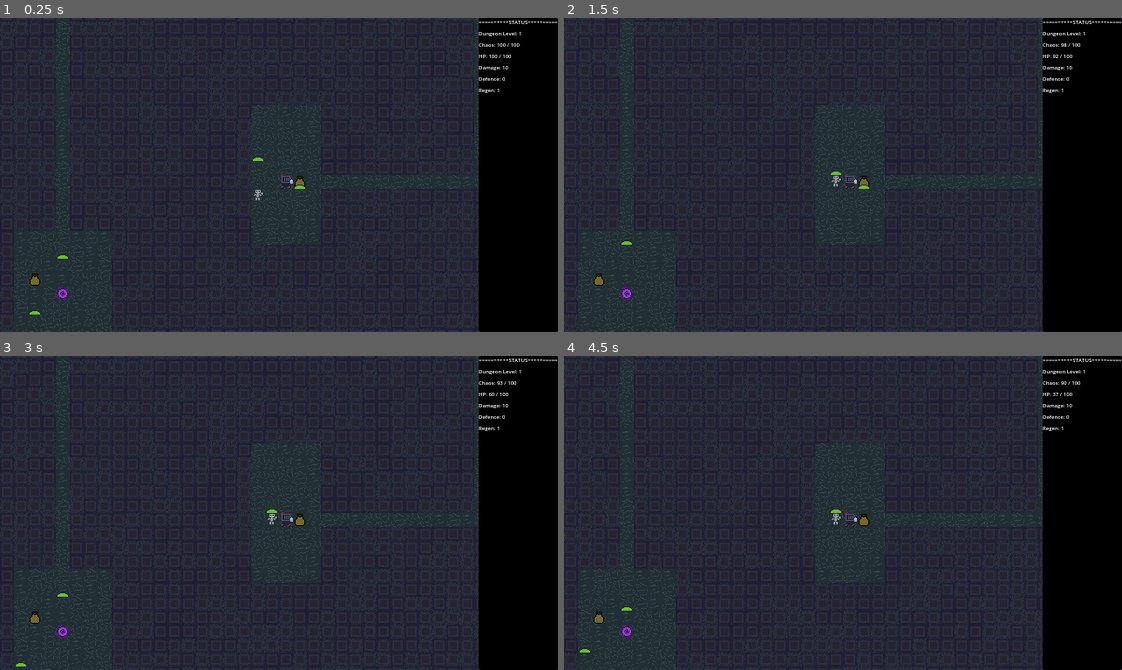
Above: before the commit, frames 1-4 (two rows, left to right).
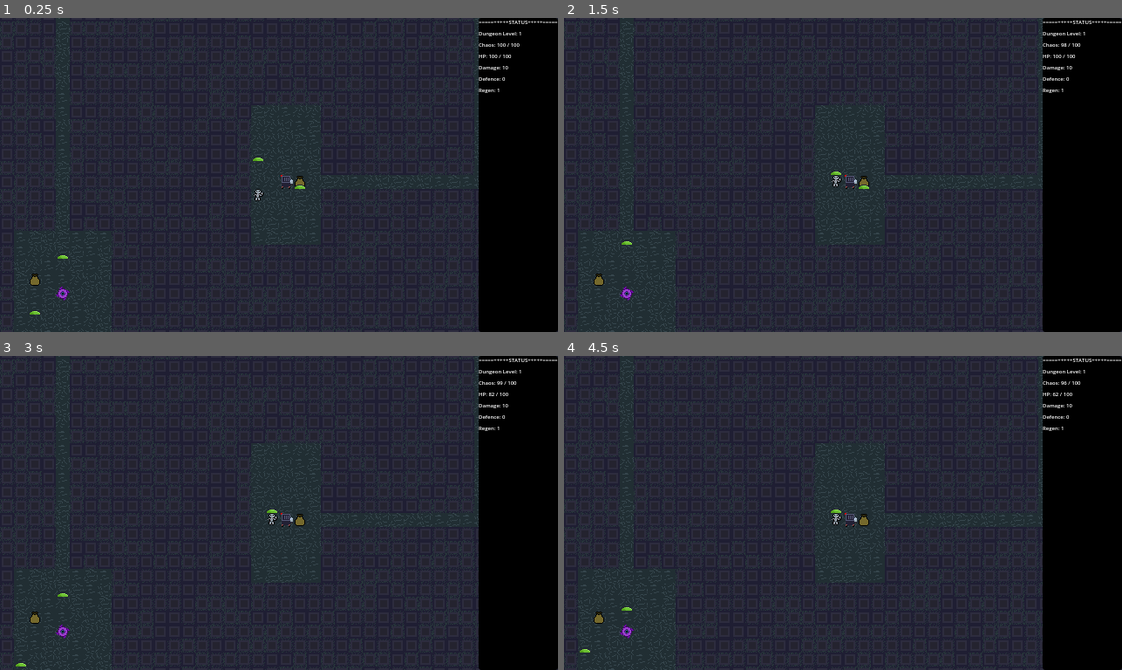
Above: after the commit, the same moments.

Repository: nik6125/chaotic-dungeon
Game: Godot game, scene res://tscn's/game.tscn
The game is run twice, just before and just after one commit, with the same random seed, the same clock (stepped at 60 frames per second) and the same inputs.
Inputs:
- Up to frame 1 (0.25 s): no input
- Up to frame 2 (1.5 s): tap Enter (ui_accept) at 0.5, 0.77, 1.25 s; hold Right (ui_right) 0.53-1.28 s; hold X (look_mode_toggle) 0.53-1.28 s; hold Down (ui_down) from 1.28 s (still down); tap X (look_mode_toggle) at 1.35 s
- Up to frame 3 (3 s): tap Enter (ui_accept) at 1.52, 2, 2.75 s; release Down (ui_down) at 2.03 s; hold Right (ui_right) 2.03-2.78 s; hold X (look_mode_toggle) 2.03-2.78 s; hold Up (ui_up) from 2.78 s (still down); tap X (look_mode_toggle) at 2.85 s
- Up to frame 4 (4.5 s): tap Enter (ui_accept) at 3.02, 3.5, 3.77, 4.25 s; release Up (ui_up) at 3.53 s; hold X (look_mode_toggle) 3.53-4.28 s; hold Left (ui_left) from 3.53 s (still down); tap X (look_mode_toggle) at 4.35 s

The runs differ from the first frame. In frame 1, less than 0.1% of the frame differs, in the area x 5-55%, y 44-95%; in frame 2, less than 0.1%, in the area x 10-92%, y 11-73%; in frame 3, less than 0.1%; in frame 4, less than 0.1%.

Commit message:
enemy optimization

Diff:
--- a/gd's/LookModeController.gd
+++ b/gd's/LookModeController.gd
@@ -63,7 +63,7 @@
 				found_enemy = enemy
 				break
 	if found_enemy:
-		item_title.text = "[ ОСМОТР: ВРАГ ]"
+		item_title.text = found_enemy.monster_name
 		item_desc.text = "Здоровье: %d / %d\nЗащита: %d\nУрон: %d\nРеген: %d\nХаос: %d" % [
 			found_enemy.current_hp, found_enemy.max_hp,
 			found_enemy.defense, found_enemy.attack_power,
--- a/gd's/enemy.gd
+++ b/gd's/enemy.gd
@@ -10,6 +10,7 @@
 	sprite = get_node_or_null("Sprite") as Sprite2D
 # Сюда SpawnManager передаст конкретный .tres ресурс монстра со всеми его базовыми кубами и статами
 var data: MonsterData
+var monster_name: String = "Монстр"
 
 # --- АКТУАЛЬНЫЕ ХАРАКТЕРИСТИКИ ТЕКУЩЕЙ ОСОБИ ---
 var max_hp: int
@@ -24,11 +25,11 @@
 	if not data:
 		push_error("Enemy: Ресурс MonsterData не передан!")
 		return
-
+	monster_name = data.monster_name
 	# МЕНЯЕМ СЛУЧАЙНЫЙ СПРАЙТ НА ЛЕТУ:
 	if sprite and data.icon:
 		sprite.texture = data.icon
-	var stat_multiplier: float = pow(float(difficulty),1.25)
+	var stat_multiplier: float = pow(randf_range(difficulty,difficulty+1),0.6)
 
 	# 1. ЗДОРОВЬЕ (D&D стиль: разброс от базового HP монстра)
 	# Берем базовое HP из ресурса, умножаем на корень сложности и даем случайный разброс особи (+-20%)
@@ -49,8 +50,8 @@
 	regen = randi_range(data.base_regen, data.base_regen + int(difficulty * 0.3))
 
 	# Хаос считает разброс вокруг базового значения хаоса монстра
-	var min_chaos = data.base_chaos + (difficulty - 3) * 5
-	var max_chaos = data.base_chaos + difficulty * 5
+	var min_chaos = data.base_chaos + (difficulty - 1) * 3
+	var max_chaos = data.base_chaos + difficulty * 3
 	chaos = randi_range(min(min_chaos, max_chaos), max(min_chaos, max_chaos))
 
 # Функция решает, куда идти
--- a/gd's/game.gd
+++ b/gd's/game.gd
@@ -26,8 +26,7 @@
 	$Map.clear()
 	var spawn_pos = RunManager.current_generator.generate_map(
 		map_grid,
-		tile_map,
-		RunManager.current_biome,
+		$Map,
 		RunManager.current_location_difficulty,
 		self
 	)
@@ -195,7 +194,6 @@
 	var spawn_pos = RunManager.current_generator.generate_map(
 		map_grid,
 		$Map,
-		RunManager.current_biome,
 		RunManager.current_location_difficulty,
 		self
 	)
--- a/gd's/location_generator.gd
+++ b/gd's/location_generator.gd
@@ -1,64 +1,65 @@
 # location_generator.gd
 class_name LocationGenerator extends Resource
-# В начале твоего скрипта генератора уровней:
+
+# === НОВАЯ СВЯЗУЮЩАЯ СТРОКА ===
+# Теперь генератор намертво несет в себе настройки своего биома!
+@export var location_data: LocationData
+
 @export var world_item_scene: PackedScene
 @export var tile_size: int = 16
 
-# Словарь, где ключом будут координаты клетки Vector2i, а значением — ссылка на узел WorldItem
-# Например: { Vector2i(5, 7): [WorldItem Instance] }
 var active_items_on_map: Dictionary = {}
-# Главная функция, которая делает ВСЁ. Она принимает ссылки на сетку,
-# узел карты TileMapLayer, ресурс настроек биома и сложность для спавна.
-func generate_map(map_grid: Array, tile_map: TileMapLayer, location: LocationData, difficulty: int, game_node: Node2D) -> Vector2i:
-	if location and location.tile_set:
-		tile_map.tile_set = location.tile_set
+
+# Изменено: убрали 'location: LocationData' из аргументов функции
+func generate_map(map_grid: Array, tile_map: TileMapLayer, difficulty: int, game_node: Node2D) -> Vector2i:
+	# Если данные биома не настроены в инспекторе — выдаем ошибку, чтобы игра не упала
+	if not location_data:
+		push_error("LocationGenerator: В ресурсе генератора не задан LocationData!")
+		return Vector2i.ZERO
+
+	if location_data.tile_set:
+		tile_map.tile_set = location_data.tile_set
+
 	# 1. СНАЧАЛА ПОЛНОСТЬЮ ЗАЛИВАЕМ КАРТУ СТЕНАМИ
-	# Используем размеры map_width и map_height из нашего файла настроек биома
-	for x in range(location.map_width):
+	# Используем размеры из привязанного location_data
+	for x in range(location_data.map_width):
 		map_grid.append([])
-		for y in range(location.map_height):
+		for y in range(location_data.map_height):
 			map_grid[x].append("stone_wall")
 
 	var rooms: Array[Rect2i] = []
 	@warning_ignore("integer_division")
-	var player_spawn_grid = Vector2i(location.map_width / 2, location.map_height / 2)
+	var player_spawn_grid = Vector2i(location_data.map_width / 2, location_data.map_height / 2)
 
 	# 2. ЦИКЛ СЛУЧАЙНОЙ ГЕНЕРАЦИИ КОМНАТ
-	for i in range(location.max_rooms):
-		# Размеры и позиции берем строго из настроек текущего биома
-		var w = randi_range(location.min_room_size, location.max_room_size)
-		var h = randi_range(location.min_room_size, location.max_room_size)
-		var x = randi_range(1, location.map_width - w - 1)
-		var y = randi_range(1, location.map_height - h - 1)
+	for i in range(location_data.max_rooms):
+		# Размеры и позиции берем строго из настроек привязанного биома
+		var w = randi_range(location_data.min_room_size, location_data.max_room_size)
+		var h = randi_range(location_data.min_room_size, location_data.max_room_size)
+		var x = randi_range(1, location_data.map_width - w - 1)
+		var y = randi_range(1, location_data.map_height - h - 1)
 
 		var new_room = Rect2i(x, y, w, h)
 
-		# Проверяем, пересекается ли новая комната с уже созданными
 		var intersects = false
 		for other_room in rooms:
 			if new_room.intersects(other_room):
 				intersects = true
 				break
 
-		# Если комната уникальна и встала безопасно — прорубаем её!
 		if not intersects:
-			# Вызов внутренней функции прорубания пола (код ниже)
 			carve_room(map_grid, new_room)
 
-			# Если это не первая комната, соединяем её с предыдущей коридором
 			if rooms.size() > 0:
 				var prev_room = rooms[-1]
 				create_corridor(map_grid, prev_room.get_center(), new_room.get_center())
 
-			# Логика распределения спавна
 			if rooms.size() == 0:
-				# В самой первой комнате запоминаем центр для рыцаря
 				player_spawn_grid = new_room.get_center()
-			# === СТАРЫЙ БЛОК ELSE С ХАРДКОДНЫМ ЦИКЛОМ СПАВНА УДАЛЕН ===
 
 			rooms.append(new_room)
 
-	# 3. ОТКРЫВАЕМ ПОРТАЛ В ЦЕНТРЕ САМОЙ ПОСЛЕДНЕЙ КОМНАТЫ
+	# 3. ПОРТАЛ В ЦЕНТРЕ ПОСЛЕДНЕЙ КОМНАТЫ
 	if rooms.size() > 1:
 		var last_room = rooms[-1]
 		var portal_x = last_room.position.x + (last_room.size.x / 2)
@@ -70,23 +71,21 @@
 		if game_node.has_method("spawn_portal_at"):
 			game_node.spawn_portal_at(portal_grid_pos)
 
-	# 4. ТЕПЕРЬ ПЕРЕНОСИМ ВСЁ НА ЭКРАН (ОТРИСОВКА СЛУЧАЙНЫХ ТАЙЛОВ)
-	for x in range(location.map_width):
-		for y in range(location.map_height):
+	# 4. ОТКРЫВАЕМ ПОРТАЛ И ОТРИСОВЫВАЕМ ТАЙЛЫ
+	for x in range(location_data.map_width):
+		for y in range(location_data.map_height):
 			if map_grid[x][y] == "stone_wall":
-				var random_wall = location.wall_atlas_coords.pick_random()
+				var random_wall = location_data.wall_atlas_coords.pick_random()
 				tile_map.set_cell(Vector2i(x, y), 0, random_wall)
 			else:
-				var random_floor = location.floor_atlas_coords.pick_random()
+				var random_floor = location_data.floor_atlas_coords.pick_random()
 				tile_map.set_cell(Vector2i(x, y), 0, random_floor)
 
 	generate_loot_in_rooms(map_grid, rooms)
 
-	# Запускаем наш бюджетный спавн БЕЗ ЛИШНИХ НОД
-	# Вытаскиваем пул монстров прямо из пришедшего в функцию ресурса `location`!
-	populate_location_with_budget(rooms, game_node, location.biome_monster_pool)
-
-	# Возвращаем координаты, куда главному скрипту поставить рыцаря
+	# Вытаскиваем пул монстров прямо из встроенного ресурса биома!
+	populate_location_with_budget(rooms, game_node, location_data.biome_monster_pool)
+
 	return player_spawn_grid
 
 # === ВСПОМОГАТЕЛЬНЫЕ ФУНКЦИИ КОПАНИЯ (ДОЛЖНЫ БЫТЬ ВНУТРИ ЭТОГО ЖЕ СКРИПТА) ===
--- a/gd's/run_manager.gd
+++ b/gd's/run_manager.gd
@@ -14,17 +14,13 @@
 	# Может выпасть "бедная", но сложная локация, или "богатая", но легкая.
 	current_location_loot_value = current_dimension_floor + randi_range(-2, 2)
 	current_location_loot_value = max(1, current_location_loot_value)
-		# СЛУЧАЙНЫЙ ВЫБОР МИРА:
-	# Выбираем случайный индекс из нашего списка биомов
-	var random_index = randi() % BIOMES.size()
-	current_biome = BIOMES[random_index]
+	# СЛУЧАЙНЫЙ ВЫБОР МИРА:
+	var random_index = randi() % GENERATORS.size()
 	current_generator = GENERATORS[random_index]
-const BIOMES = [
-	preload("res://tres's/biomes/dungeon_biome.tres")
-]
 
 const GENERATORS = [
-	preload("res://tres's/generators/dungeon_generator.tres")
+	preload("res://tres's/generators/dungeon_generator.tres"),
+	preload("res://tres's/generators/forest_generator.tres")
 ]
 
 # Сюда игра будет записывать то, что выпало на текущем этаже
@@ -33,12 +29,10 @@
 
 func _ready() -> void:
 	# При первом старте игры выбираем стартовый биом (например, самый первый в списке — Dungeon)
-	current_biome = BIOMES[0]
 	current_generator = GENERATORS[0]
 
 func reset_run() -> void:
 	current_dimension_floor = 1
 	current_location_difficulty = 1
 	current_location_loot_value = 1
-	current_biome = BIOMES[0]
 	current_generator = GENERATORS[0]
--- a/tres's/biome's enemy pools/dungeon_pool.tres
+++ b/tres's/biome's enemy pools/dungeon_pool.tres
@@ -2,7 +2,7 @@
 
 [ext_resource type="Script" uid="uid://bsccxbk0spi3x" path="res://gd's/monster_data_resource.gd" id="1_c7yb6"]
 [ext_resource type="Script" uid="uid://b0sjkeivkeb7i" path="res://gd's/biome_pool_resource.gd" id="2_cnrtm"]
-[ext_resource type="Resource" uid="uid://hovven84elh7" path="res://tres's/enemies/enemy_slime.tres" id="2_odd06"]
+[ext_resource type="Resource" uid="uid://hovven84elh7" path="res://tres's/enemies/enemy_green_slime.tres" id="2_odd06"]
 [ext_resource type="Resource" uid="uid://bygj1l6ftd1mt" path="res://tres's/enemies/enemy_skeleton.tres" id="3_nkw42"]
 [ext_resource type="Resource" uid="uid://bosjop4r3fw1x" path="res://tres's/enemies/enemy_zombie.tres" id="4_lut23"]
 
--- /dev/null
+++ b/tres's/biome's enemy pools/forest_pool.tres
@@ -0,0 +1,13 @@
+[gd_resource type="Resource" script_class="BiomePool" format=3 uid="uid://uto1yrrd1e4a"]
+
+[ext_resource type="Script" uid="uid://bsccxbk0spi3x" path="res://gd's/monster_data_resource.gd" id="1_8feg1"]
+[ext_resource type="Resource" uid="uid://hovven84elh7" path="res://tres's/enemies/enemy_green_slime.tres" id="2_cdg36"]
+[ext_resource type="Script" uid="uid://b0sjkeivkeb7i" path="res://gd's/biome_pool_resource.gd" id="3_nmc6a"]
+[ext_resource type="Resource" uid="uid://bg0s2nockt2v" path="res://tres's/enemies/enemy_pink_slime.tres" id="3_y2qso"]
+[ext_resource type="Resource" uid="uid://ddmxw3nsx4fi8" path="res://tres's/enemies/enemy_goblin_warrior.tres" id="4_1nd74"]
+[ext_resource type="Resource" uid="uid://dqimqmdv7n5d" path="res://tres's/enemies/enemy_goblin.tres" id="5_nhk3d"]
+
+[resource]
+script = ExtResource("3_nmc6a")
+available_monsters = Array[ExtResource("1_8feg1")]([ExtResource("2_cdg36"), ExtResource("3_y2qso"), ExtResource("4_1nd74"), ExtResource("5_nhk3d")])
+metadata/_custom_type_script = "uid://b0sjkeivkeb7i"
--- /dev/null
+++ b/tres's/biomes/forest_biome.tres
@@ -0,0 +1,19 @@
+[gd_resource type="Resource" script_class="LocationData" format=3 uid="uid://cgftryuj3onyp"]
+
+[ext_resource type="Script" uid="uid://vg6bbsikhuf0" path="res://gd's/location_data.gd" id="1_0lv2x"]
+[ext_resource type="Resource" uid="uid://uto1yrrd1e4a" path="res://tres's/biome's enemy pools/forest_pool.tres" id="1_6833l"]
+[ext_resource type="TileSet" uid="uid://df7epmso7lw1c" path="res://tres's/tilesets/forest_tileset.tres" id="3_botv7"]
+
+[resource]
+script = ExtResource("1_0lv2x")
+location_name = "forest"
+map_width = 70
+map_height = 70
+min_room_size = 10
+max_room_size = 15
+max_rooms = 5
+tile_set = ExtResource("3_botv7")
+floor_atlas_coords = Array[Vector2i]([Vector2i(0, 0), Vector2i(1, 0), Vector2i(2, 0)])
+wall_atlas_coords = Array[Vector2i]([Vector2i(0, 1), Vector2i(1, 1)])
+biome_monster_pool = ExtResource("1_6833l")
+metadata/_custom_type_script = "uid://vg6bbsikhuf0"
--- /dev/null
+++ b/tres's/enemies/enemy_blue_slime.tres
@@ -0,0 +1,14 @@
+[gd_resource type="Resource" script_class="MonsterData" format=3 uid="uid://bs3xau4ii0rjm"]
+
+[ext_resource type="Script" uid="uid://bsccxbk0spi3x" path="res://gd's/monster_data_resource.gd" id="1_au805"]
+[ext_resource type="Texture2D" uid="uid://cbonwanlgwlg" path="res://sprites/blue_slime.png" id="1_l6vga"]
+
+[resource]
+script = ExtResource("1_au805")
+monster_name = "Blue_Slime"
+icon = ExtResource("1_l6vga")
+challenge_rating = 0.5
+base_max_hp = 30
+base_regen = 2
+base_chaos = 12
+metadata/_custom_type_script = "uid://bsccxbk0spi3x"
--- /dev/null
+++ b/tres's/enemies/enemy_goblin.tres
@@ -0,0 +1,16 @@
+[gd_resource type="Resource" script_class="MonsterData" format=3 uid="uid://dqimqmdv7n5d"]
+
+[ext_resource type="Texture2D" uid="uid://bt6swdw7yj5sd" path="res://sprites/goblin.png" id="1_buntj"]
+[ext_resource type="Script" uid="uid://bsccxbk0spi3x" path="res://gd's/monster_data_resource.gd" id="1_fqnde"]
+
+[resource]
+script = ExtResource("1_fqnde")
+monster_name = "Goblin"
+icon = ExtResource("1_buntj")
+challenge_rating = 0.6
+base_max_hp = 30
+base_attack_power = 4
+base_defense = 3
+base_regen = 4
+base_chaos = 15
+metadata/_custom_type_script = "uid://bsccxbk0spi3x"
--- /dev/null
+++ b/tres's/enemies/enemy_goblin_warrior.tres
@@ -0,0 +1,15 @@
+[gd_resource type="Resource" script_class="MonsterData" format=3 uid="uid://ddmxw3nsx4fi8"]
+
+[ext_resource type="Texture2D" uid="uid://clkagb66hhlb6" path="res://sprites/goblin_warior.png" id="1_7neip"]
+[ext_resource type="Script" uid="uid://bsccxbk0spi3x" path="res://gd's/monster_data_resource.gd" id="1_dya0u"]
+
+[resource]
+script = ExtResource("1_dya0u")
+monster_name = "Goblin_Warrior"
+icon = ExtResource("1_7neip")
+challenge_rating = 2.0
+base_max_hp = 40
+base_attack_power = 10
+base_defense = 5
+base_regen = 5
+metadata/_custom_type_script = "uid://bsccxbk0spi3x"
--- /dev/null
+++ b/tres's/enemies/enemy_green_slime.tres
@@ -0,0 +1,14 @@
+[gd_resource type="Resource" script_class="MonsterData" format=3 uid="uid://hovven84elh7"]
+
+[ext_resource type="Texture2D" uid="uid://d3bopnsud3yjw" path="res://sprites/Sprite-0004.png" id="1_ud7p3"]
+[ext_resource type="Script" uid="uid://bsccxbk0spi3x" path="res://gd's/monster_data_resource.gd" id="2_88vp5"]
+
+[resource]
+script = ExtResource("2_88vp5")
+monster_name = "Green_slime"
+icon = ExtResource("1_ud7p3")
+challenge_rating = 0.1
+base_max_hp = 15
+base_attack_power = 1
+base_chaos = 8
+metadata/_custom_type_script = "uid://bsccxbk0spi3x"
--- /dev/null
+++ b/tres's/enemies/enemy_pink_slime.tres
@@ -0,0 +1,14 @@
+[gd_resource type="Resource" script_class="MonsterData" format=3 uid="uid://bg0s2nockt2v"]
+
+[ext_resource type="Script" uid="uid://bsccxbk0spi3x" path="res://gd's/monster_data_resource.gd" id="1_1d6l1"]
+[ext_resource type="Texture2D" uid="uid://c7yrb008fnor3" path="res://sprites/pink_slime.png" id="1_gvnlq"]
+
+[resource]
+script = ExtResource("1_1d6l1")
+monster_name = "Pink_Slime"
+icon = ExtResource("1_gvnlq")
+base_max_hp = 15
+base_attack_power = 12
+base_defense = 5
+base_chaos = 25
+metadata/_custom_type_script = "uid://bsccxbk0spi3x"
--- a/tres's/enemies/enemy_skeleton.tres
+++ b/tres's/enemies/enemy_skeleton.tres
@@ -9,7 +9,7 @@
 icon = ExtResource("1_k1ta1")
 challenge_rating = 0.75
 base_max_hp = 10
-base_attack_power = 10
-base_defense = 5
-base_chaos = 10
+base_attack_power = 8
+base_defense = 3
+base_chaos = 15
 metadata/_custom_type_script = "uid://bsccxbk0spi3x"
--- a/tres's/enemies/enemy_slime.tres
+++ /dev/null
@@ -1,14 +0,0 @@
-[gd_resource type="Resource" script_class="MonsterData" format=3 uid="uid://hovven84elh7"]
-
-[ext_resource type="Texture2D" uid="uid://d3bopnsud3yjw" path="res://sprites/Sprite-0004.png" id="1_c62e6"]
-[ext_resource type="Script" uid="uid://bsccxbk0spi3x" path="res://gd's/monster_data_resource.gd" id="1_jryo1"]
-
-[resource]
-script = ExtResource("1_jryo1")
-monster_name = "Slime"
-icon = ExtResource("1_c62e6")
-challenge_rating = 0.1
-base_max_hp = 15
-base_attack_power = 5
-base_chaos = 8
-metadata/_custom_type_script = "uid://bsccxbk0spi3x"
--- a/tres's/enemies/enemy_zombie.tres
+++ b/tres's/enemies/enemy_zombie.tres
@@ -8,8 +8,9 @@
 monster_name = "zombie"
 icon = ExtResource("1_55utl")
 challenge_rating = 0.5
+base_max_hp = 35
 base_attack_power = 3
 base_defense = 2
 base_regen = 1
-base_chaos = 8
+base_chaos = 10
 metadata/_custom_type_script = "uid://bsccxbk0spi3x"
--- a/tres's/generators/dungeon_generator.tres
+++ b/tres's/generators/dungeon_generator.tres
@@ -1,9 +1,11 @@
 [gd_resource type="Resource" script_class="LocationGenerator" format=3 uid="uid://xii2f75nnun3"]
 
+[ext_resource type="Resource" uid="uid://g1183en7mcw8" path="res://tres's/biomes/dungeon_biome.tres" id="1_f71ww"]
 [ext_resource type="Script" uid="uid://bsm43v0tddp72" path="res://gd's/location_generator.gd" id="1_y76ov"]
 [ext_resource type="PackedScene" uid="uid://bcuk4lgblnklu" path="res://tscn's/world_item.tscn" id="2_0ejat"]
 
 [resource]
 script = ExtResource("1_y76ov")
+location_data = ExtResource("1_f71ww")
 world_item_scene = ExtResource("2_0ejat")
 metadata/_custom_type_script = "uid://bsm43v0tddp72"
--- /dev/null
+++ b/tres's/generators/forest_generator.tres
@@ -0,0 +1,11 @@
+[gd_resource type="Resource" script_class="LocationGenerator" format=3 uid="uid://o7ytybyyoiu"]
+
+[ext_resource type="Script" uid="uid://bsm43v0tddp72" path="res://gd's/location_generator.gd" id="1_af6hb"]
+[ext_resource type="Resource" uid="uid://cgftryuj3onyp" path="res://tres's/biomes/forest_biome.tres" id="1_ywlp5"]
+[ext_resource type="PackedScene" uid="uid://bcuk4lgblnklu" path="res://tscn's/world_item.tscn" id="2_ywlp5"]
+
+[resource]
+script = ExtResource("1_af6hb")
+location_data = ExtResource("1_ywlp5")
+world_item_scene = ExtResource("2_ywlp5")
+metadata/_custom_type_script = "uid://bsm43v0tddp72"
--- /dev/null
+++ b/tres's/tilesets/forest_tileset.tres
@@ -0,0 +1,14 @@
+[gd_resource type="TileSet" format=3 uid="uid://df7epmso7lw1c"]
+
+[ext_resource type="Texture2D" uid="uid://x2fxcltu28gb" path="res://sprites/forest_tileset.png" id="1_cwgvc"]
+
+[sub_resource type="TileSetAtlasSource" id="TileSetAtlasSource_vhy0t"]
+texture = ExtResource("1_cwgvc")
+0:0/0 = 0
+1:0/0 = 0
+2:0/0 = 0
+0:1/0 = 0
+1:1/0 = 0
+
+[resource]
+sources/0 = SubResource("TileSetAtlasSource_vhy0t")
Binary file changed: sprites/Sprite-0004.png
Binary file added: sprites/blue_slime.png
Not shown, added: sprites/blue_slime.png.import
Binary file added: sprites/forest_tileset.png
Not shown, added: sprites/forest_tileset.png.import
Binary file added: sprites/goblin.png
Not shown, added: sprites/goblin.png.import
Binary file added: sprites/goblin_warior.png
Not shown, added: sprites/goblin_warior.png.import
Binary file added: sprites/pink_slime.png
Not shown, added: sprites/pink_slime.png.import
Binary file changed: sprites/skelet.png
